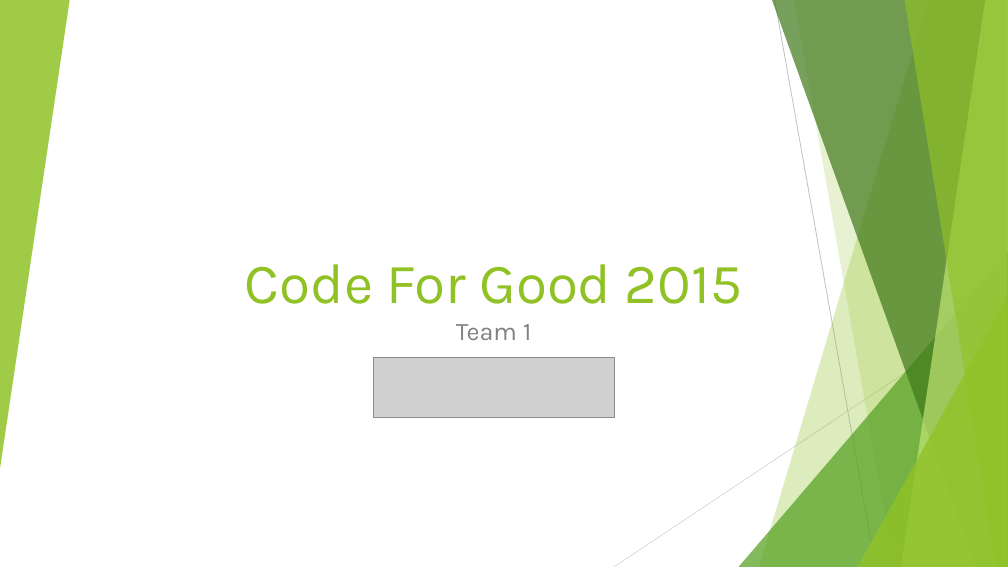
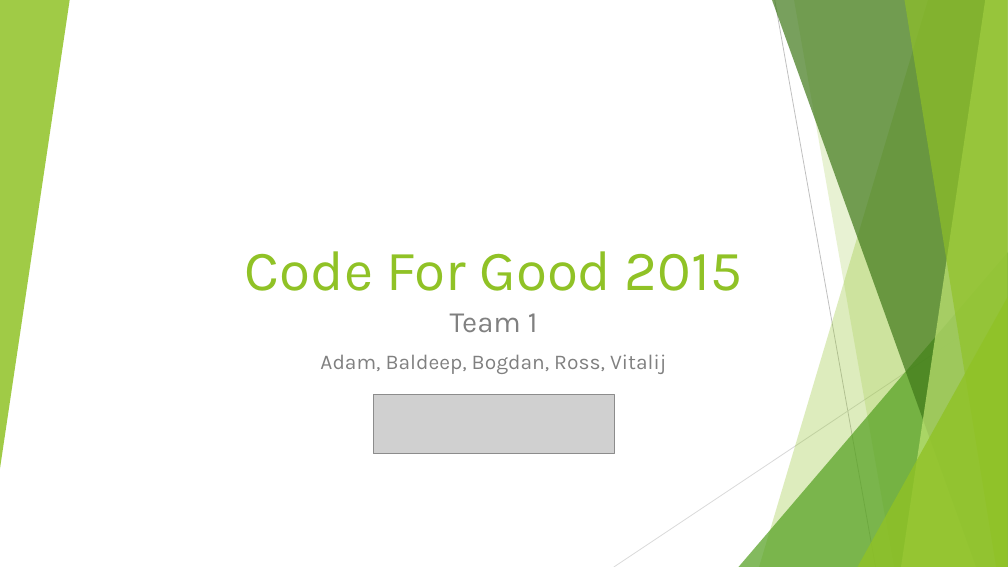
Before and after one commit to Glasgow2015/team-1, a slide deck: slide 1 of C4G2015Presentation.pptx. Drawn at 1008x567 pixels with LibreOffice and Linux fonts; fonts in the diff are those of the drawing; grey boxes stand for pictures. Boxes give left, top, right and bottom in pixels: in the first picture for what was removed or moved away, otherwise in the second. Text is boxed around its words. In the diff, an @@ line names an element or a change of style, - is before the commit and + after.

```diff
--- a/C4G2015Presentation.pptx
+++ b/C4G2015Presentation.pptx
@@ title "Code For Good 2015" moved from (x1=245, y1=264, x2=742, y2=304) to (x1=245, y1=251, x2=742, y2=291) @@
@@ subtitle "Team 1" moved from (x1=456, y1=324, x2=531, y2=340) to (x1=320, y1=313, x2=666, y2=374) @@
@@ subtitle at (x1=450, y1=313, x2=538, y2=332): size 24 to 28 pt in "Team 1" @@
@@ subtitle at (x1=320, y1=354, x2=666, y2=374): paragraph added @@
+Adam, Baldeep, Bogdan, Ross, Vitalij
@@ picture moved from (x1=374, y1=358, x2=615, y2=417) to (x1=374, y1=395, x2=615, y2=454) @@
```
Also in this commit, not shown: 1 slide added.
